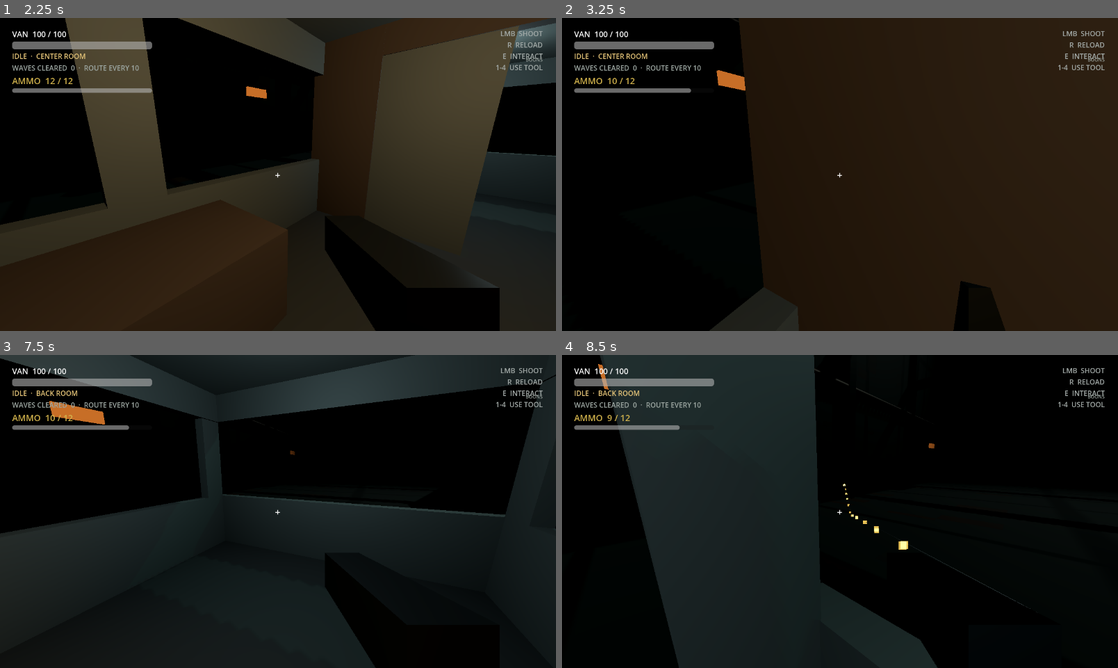
Above: before the commit, frames 1-4 (two rows, left to right).
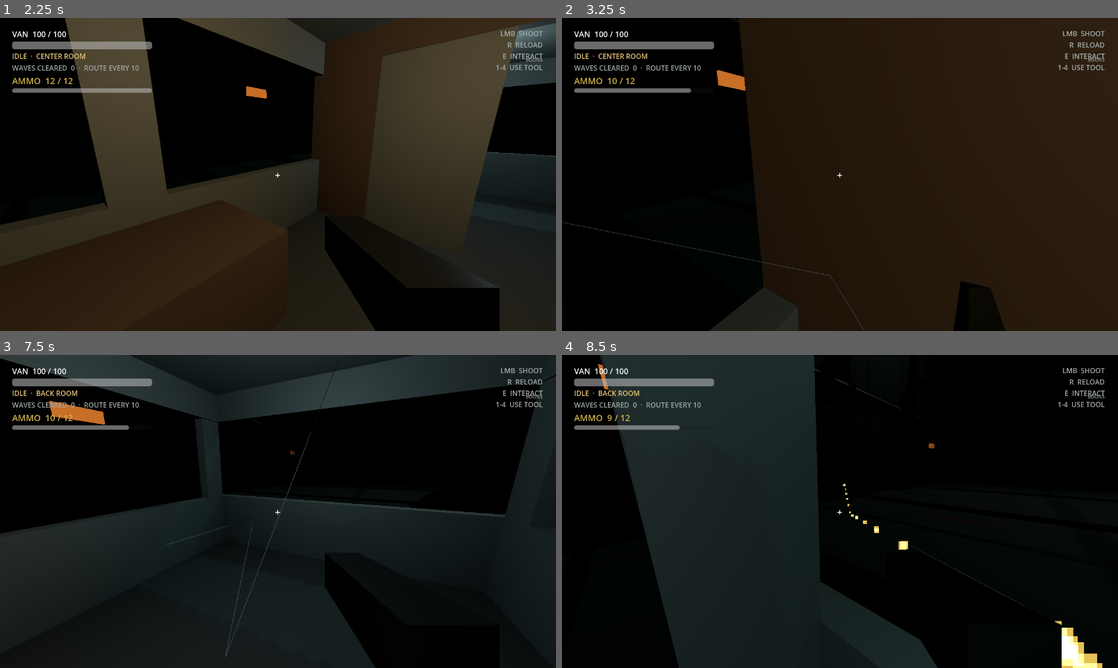
Above: after the commit, the same moments.

Repository: SebastianFreitas/van-gunner
Game: Godot game, scene res://scenes/boot/boot.tscn
Same seed, same stepped clock (60 frames per second), same inputs: the game is played once before the commit and once after it.
Inputs (mouse positions are in pixels of both pictures, inside the frame that each line leads up to):
- Up to frame 1 (2.25 s): tap Enter at 0.5 s; move the mouse to (400, 158) at 0.52 s; press the mouse at (400, 158) at 0.53 s; hold D (move_right) 0.53-1.25 s; release the mouse at (400, 158) at 1.25 s; click "SLOT 1 · NEW RUN" at 1.25 s; tap Space at 2 s; move the mouse to (250, 174) at 2.02 s; hold W (move_forward) from 2.03 s (still down); tap E (interact) at 2.1 s
- Up to frame 2 (3.25 s): keep holding W (move_forward); click (812, 174) at 2.3 s; move the mouse to (851, 168) at 2.77 s; press the mouse at (851, 168) at 2.78 s
- Up to frame 3 (7.5 s): move the mouse to (272, 517) at 3.52 s; release the mouse at (272, 517) at 3.53 s; tap 1 (use_slot_1) at 3.6 s; click (272, 517) at 3.8 s; tap Enter at 4.25, 5.75 s; move the mouse to (316, 514) at 4.27 s; hold 2 (use_slot_2) 4.28-5.03 s; click (316, 514) at 4.55 s; tap R (reload) at 4.9 s; tap Space at 5, 6.5 s; move the mouse to (233, 508) at 5.02 s; tap 3 (use_slot_3) at 5.1 s; click (233, 508) at 5.3 s; move the mouse to (283, 511) at 5.77 s; hold 4 (use_slot_4) 5.78-6.53 s; click (283, 511) at 6.05 s; move the mouse to (255, 505) at 6.52 s; release W (move_forward) at 6.53 s; hold D (move_right) 6.53-7.28 s; tap Tab at 6.6 s; click (255, 505) at 6.8 s; move the mouse to (305, 511) at 7.27 s; press the mouse at (305, 511) at 7.28 s; hold W (move_forward) from 7.28 s (still down)
- Up to frame 4 (8.5 s): keep holding W (move_forward); move the mouse to (812, 511) at 8.02 s; release the mouse at (812, 511) at 8.03 s; tap E (interact) at 8.1 s; click (812, 511) at 8.3 s

Frame 1 is identical in both runs. In frame 2, 0.1% of the frame differs, in the area x 0-55%, y 65-100%; in frame 3, 0.1%; in frame 4, 0.6%, in the area x 88-98%, y 84-100%.

Commit message:
Add projectile pooling and persistent trails for scalable bullet combat.
Reuse projectiles via ProjectilePool, fade trails on despawn instead of instant removal, and defer pickup monitorable changes to avoid physics callback errors.

Co-authored-by: Cursor <cursoragent@cursor.com>

Diff:
--- a/project.godot
+++ b/project.godot
@@ -21,6 +21,7 @@
 SaveManager="*res://scripts/core/save_manager.gd"
 GameSession="*res://scripts/core/game_session.gd"
 LootCollector="*res://scripts/core/loot_collector.gd"
+ProjectilePool="*res://scripts/combat/projectile_pool.gd"
 CombatFeedback="*res://scripts/ui/combat_feedback.gd"
 DebugCommands="*res://scripts/debug/debug_commands.gd"
 
--- a/scripts/combat/bullet_trail.gd
+++ b/scripts/combat/bullet_trail.gd
@@ -1,8 +1,10 @@
 extends MeshInstance3D
 
-const MAX_POINTS := 14
+const MAX_POINTS := 28
+const FADE_SECONDS := 0.45
 
 var _points: PackedVector3Array = PackedVector3Array()
+var _fade_alpha := 1.0
 
 
 func _ready() -> void:
@@ -10,10 +12,41 @@
 	cast_shadow = GeometryInstance3D.SHADOW_CASTING_SETTING_OFF
 
 
+func clear_points() -> void:
+	_points = PackedVector3Array()
+	_fade_alpha = 1.0
+	var immediate := mesh as ImmediateMesh
+	if immediate:
+		immediate.clear_surfaces()
+
+
 func add_point(world_position: Vector3) -> void:
 	_points.append(world_position)
 	if _points.size() > MAX_POINTS:
 		_points = _points.slice(_points.size() - MAX_POINTS)
+	_rebuild()
+
+
+## Reparent into the live scene and fade out instead of vanishing with the bullet.
+func detach_and_fade(fade_seconds := FADE_SECONDS) -> void:
+	if _points.size() < 2:
+		return
+	var scene := get_tree().current_scene
+	if not scene or not get_parent():
+		return
+	var world_xform := global_transform
+	get_parent().remove_child(self)
+	scene.add_child(self)
+	global_transform = world_xform
+	_fade_alpha = 1.0
+	_rebuild()
+	var tween := create_tween()
+	tween.tween_method(_set_fade_alpha, 1.0, 0.0, fade_seconds)
+	tween.tween_callback(queue_free)
+
+
+func _set_fade_alpha(alpha: float) -> void:
+	_fade_alpha = alpha
 	_rebuild()
 
 
@@ -25,6 +58,7 @@
 	immediate.surface_begin(Mesh.PRIMITIVE_LINE_STRIP)
 	for i in _points.size():
 		var t := float(i) / float(_points.size() - 1)
-		immediate.surface_set_color(Color(1.0, 0.78, 0.22, lerpf(0.15, 1.0, t)))
+		var color := Color(1.0, 0.78, 0.22, lerpf(0.15, 1.0, t) * _fade_alpha)
+		immediate.surface_set_color(color)
 		immediate.surface_add_vertex(to_local(_points[i]))
 	immediate.surface_end()
--- a/scripts/combat/gun_controller.gd
+++ b/scripts/combat/gun_controller.gd
@@ -71,9 +71,11 @@
 		func(_target: Node) -> void: fired.emit(true),
 		CONNECT_ONE_SHOT
 	)
-	projectile.tree_exited.connect(func() -> void:
-		if not projectile.has_hit():
-			fired.emit(false)
+	projectile.despawned.connect(
+		func(was_hit: bool) -> void:
+			if not was_hit:
+				fired.emit(false),
+		CONNECT_ONE_SHOT
 	)
 
 
--- a/scripts/combat/projectile.gd
+++ b/scripts/combat/projectile.gd
@@ -3,12 +3,14 @@
 
 signal hit_target(target: Node)
 signal ricocheted(position: Vector3, normal: Vector3)
+signal despawned(was_hit: bool)
 
 ## Distance the bullet is pushed off a surface after a bounce so the next sweep
 ## does not immediately re-hit the wall it just left.
 const SURFACE_OFFSET := 0.03
 ## Below this a ricochet has lost so much energy it is not worth keeping alive.
 const MIN_BOUNCE_SPEED := 4.0
+const TRAIL_FADE_SECONDS := 0.45
 
 var velocity := Vector3.ZERO
 var gravity_scale := 1.0
@@ -23,13 +25,14 @@
 var _bounce_count := 0
 var _distance_travelled := 0.0
 var _has_hit := false
+var _despawning := false
 var _collision_mask := 7
 var _radius := 0.045
 var _gravity: float = ProjectSettings.get_setting("physics/3d/default_gravity", 9.8)
 
-@onready var _bullet_mesh: MeshInstance3D = $BulletMesh
-@onready var _trail: CPUParticles3D = $Trail
-@onready var _trail_line: MeshInstance3D = $TrailLine
+var _bullet_mesh: MeshInstance3D
+var _trail: CPUParticles3D
+var _trail_line: MeshInstance3D
 
 
 func setup(
@@ -38,9 +41,14 @@
 	info: DamageInfo,
 	shooter: CollisionObject3D
 ) -> void:
+	_despawning = false
+	_has_hit = false
+	_bounce_count = 0
+	_distance_travelled = 0.0
 	velocity = direction.normalized() * stats.bullet_speed
 	gravity_scale = stats.bullet_weight
 	damage_info = info
+	owner_rid = RID()
 	if shooter:
 		owner_rid = shooter.get_rid()
 	max_distance = stats.aim_range
@@ -48,12 +56,37 @@
 	_bounces_left = stats.max_bounces
 	bounce_speed_retention = stats.bounce_speed_retention
 	bounce_damage_retention = stats.bounce_damage_retention
-	_distance_travelled = 0.0
+	_collision_mask = collision_mask
+	_ensure_trail_visuals()
 	_apply_size(stats.bullet_size)
 	_update_trail()
 	if _trail:
 		_trail.emitting = true
 		_trail.direction = -direction.normalized()
+	if _bullet_mesh:
+		_bullet_mesh.show()
+	monitoring = true
+	monitorable = false
+	show()
+
+
+func reset_for_pool() -> void:
+	_despawning = false
+	_has_hit = false
+	_bounce_count = 0
+	_distance_travelled = 0.0
+	velocity = Vector3.ZERO
+	damage_info = null
+	owner_rid = RID()
+	monitoring = false
+	monitorable = false
+	if _trail:
+		_trail.emitting = false
+	if _trail_line and _trail_line.has_method("clear_points"):
+		_trail_line.call("clear_points")
+	if _bullet_mesh:
+		_bullet_mesh.hide()
+	hide()
 
 
 func has_hit() -> bool:
@@ -65,13 +98,14 @@
 
 
 func _ready() -> void:
+	_bullet_mesh = get_node_or_null("BulletMesh") as MeshInstance3D
 	_collision_mask = collision_mask
 	body_entered.connect(_on_body_entered)
 	area_entered.connect(_on_area_entered)
 
 
 func _physics_process(delta: float) -> void:
-	if _has_hit:
+	if _has_hit or _despawning:
 		return
 
 	var from := global_position
@@ -85,7 +119,7 @@
 		_update_trail()
 		_orient_to_velocity()
 		if _distance_travelled >= max_distance:
-			queue_free()
+			_despawn()
 		return
 
 	var contact := hit.position as Vector3
@@ -133,7 +167,7 @@
 	_update_trail()
 	ricocheted.emit(global_position, normal)
 	if velocity.length() < MIN_BOUNCE_SPEED or _distance_travelled >= max_distance:
-		queue_free()
+		_despawn()
 		return
 	_orient_to_velocity()
 	if _trail:
@@ -168,6 +202,44 @@
 		_bullet_mesh.scale = Vector3.ONE * maxf(size * 22.0, 1.0)
 
 
+func _ensure_trail_visuals() -> void:
+	if not _trail_line or not is_instance_valid(_trail_line):
+		_trail_line = get_node_or_null("TrailLine") as MeshInstance3D
+		if not _trail_line:
+			_trail_line = MeshInstance3D.new()
+			_trail_line.name = &"TrailLine"
+			_trail_line.set_script(preload("res://scripts/combat/bullet_trail.gd"))
+			add_child(_trail_line)
+		if _trail_line.has_method("clear_points"):
+			_trail_line.call("clear_points")
+
+	if not _trail or not is_instance_valid(_trail):
+		_trail = get_node_or_null("Trail") as CPUParticles3D
+		if not _trail:
+			_trail = ProjectilePool.duplicate_trail_template()
+			_trail.name = &"Trail"
+			add_child(_trail)
+
+
+func _detach_trail_visuals() -> void:
+	if _trail_line and is_instance_valid(_trail_line) and _trail_line.has_method("detach_and_fade"):
+		_trail_line.call("detach_and_fade", TRAIL_FADE_SECONDS)
+		_trail_line = null
+
+	if _trail and is_instance_valid(_trail):
+		_trail.emitting = false
+		var trail := _trail
+		_trail = null
+		var scene := get_tree().current_scene
+		if scene and trail.get_parent():
+			var world_xform := trail.global_transform
+			trail.get_parent().remove_child(trail)
+			scene.add_child(trail)
+			trail.global_transform = world_xform
+			var lifetime := trail.lifetime + 0.08
+			get_tree().create_timer(lifetime).timeout.connect(trail.queue_free)
+
+
 func _on_body_entered(body: Node3D) -> void:
 	if _can_ricochet_off(body):
 		return
@@ -181,7 +253,7 @@
 
 
 func _resolve_hit(collider: Node) -> void:
-	if _has_hit:
+	if _has_hit or _despawning:
 		return
 	if collider is CollisionObject3D and (collider as CollisionObject3D).get_rid() == owner_rid:
 		return
@@ -196,8 +268,6 @@
 	_has_hit = true
 	set_deferred("monitoring", false)
 	set_deferred("monitorable", false)
-	if _trail:
-		_trail.emitting = false
 	if damage_info:
 		damage_info.explosion_radius = explosion_radius
 		DamageResolver.apply_hit(damage_info, collider)
@@ -235,6 +305,15 @@
 	if keep_alive:
 		_has_hit = false
 		set_deferred("monitoring", true)
-		set_deferred("monitorable", true)
-		return
-	queue_free()
+		set_deferred("monitorable", false)
+		return
+	_despawn()
+
+
+func _despawn() -> void:
+	if _despawning:
+		return
+	_despawning = true
+	_detach_trail_visuals()
+	despawned.emit(_has_hit)
+	ProjectilePool.release(self)
--- /dev/null
+++ b/scripts/combat/projectile_pool.gd
@@ -0,0 +1,76 @@
+extends Node
+
+## Reuses Projectile nodes to avoid instantiate/free churn during heavy fire.
+
+const _PROJECTILE_SCENE := preload("res://scenes/combat/projectile.tscn")
+
+const INITIAL_POOL_SIZE := 96
+const MAX_POOL_SIZE := 1024
+
+var _pool: Array[Projectile] = []
+var _holder: Node3D
+var _trail_template: CPUParticles3D
+
+
+func _ready() -> void:
+	_holder = Node3D.new()
+	_holder.name = "PooledProjectiles"
+	add_child(_holder)
+
+	var template := _PROJECTILE_SCENE.instantiate() as Projectile
+	_trail_template = template.get_node_or_null("Trail") as CPUParticles3D
+	if _trail_template:
+		_trail_template.reparent(self)
+		_trail_template.name = "TrailTemplate"
+		_trail_template.emitting = false
+	template.free()
+
+	for _i in INITIAL_POOL_SIZE:
+		_pool.append(_create_projectile())
+
+
+func acquire(
+	spawn_parent: Node,
+	origin: Vector3,
+	direction: Vector3,
+	stats: GunStats,
+	info: DamageInfo,
+	shooter: CollisionObject3D
+) -> Projectile:
+	var projectile: Projectile
+	if _pool.is_empty():
+		projectile = _create_projectile()
+	else:
+		projectile = _pool.pop_back()
+
+	if spawn_parent and projectile.get_parent() != spawn_parent:
+		projectile.reparent(spawn_parent)
+
+	projectile.global_position = origin
+	projectile.setup(direction, stats, info, shooter)
+	return projectile
+
+
+func release(projectile: Projectile) -> void:
+	if not is_instance_valid(projectile):
+		return
+	projectile.reset_for_pool()
+	if projectile.get_parent() != _holder:
+		projectile.reparent(_holder)
+	if _pool.size() < MAX_POOL_SIZE:
+		_pool.append(projectile)
+	else:
+		projectile.queue_free()
+
+
+func duplicate_trail_template() -> CPUParticles3D:
+	if not _trail_template:
+		return CPUParticles3D.new()
+	return _trail_template.duplicate() as CPUParticles3D
+
+
+func _create_projectile() -> Projectile:
+	var projectile := _PROJECTILE_SCENE.instantiate() as Projectile
+	_holder.add_child(projectile)
+	projectile.reset_for_pool()
+	return projectile
--- a/scripts/items/pickup.gd
+++ b/scripts/items/pickup.gd
@@ -108,7 +108,7 @@
 
 func _set_shot_hit_active(active: bool) -> void:
 	if _shot_hit_area:
-		_shot_hit_area.monitorable = active
+		_shot_hit_area.set_deferred("monitorable", active)
 
 
 func _apply_separation(delta: float) -> void:
--- a/scripts/player/boon_combat.gd
+++ b/scripts/player/boon_combat.gd
@@ -3,7 +3,6 @@
 
 ## Thin dispatcher for boon combat logic. All behavior lives in BoonBehaviorRegistry handlers.
 
-const _PROJECTILE_SCENE := preload("res://scenes/combat/projectile.tscn")
 const _HEAL_POTION := preload("res://resources/items/heal_potion.tres")
 const _PICKUP_SCENE := preload("res://scenes/items/pickup.tscn")
 const RICOCHET_COLD_COUNT := 2
@@ -175,11 +174,7 @@
 ) -> Projectile:
 	var info := DamageInfo.create(stats.damage_per_shot, stats.damage_type, shooter)
 	var spawn_parent := tree.current_scene if tree.current_scene else tree.root
-	var projectile := _PROJECTILE_SCENE.instantiate() as Projectile
-	spawn_parent.add_child(projectile)
-	projectile.global_position = origin
-	projectile.setup(direction, stats, info, shooter)
-	return projectile
+	return ProjectilePool.acquire(spawn_parent, origin, direction, stats, info, shooter)
 
 
 static func spawn_radial_cold_projectiles(
Not shown, added: scripts/combat/projectile_pool.gd.uid
